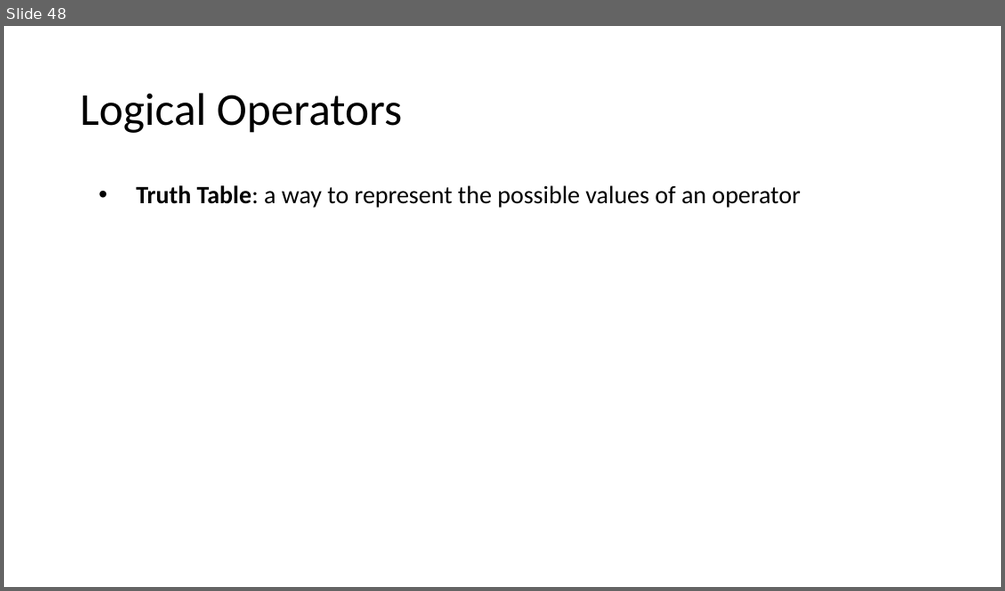
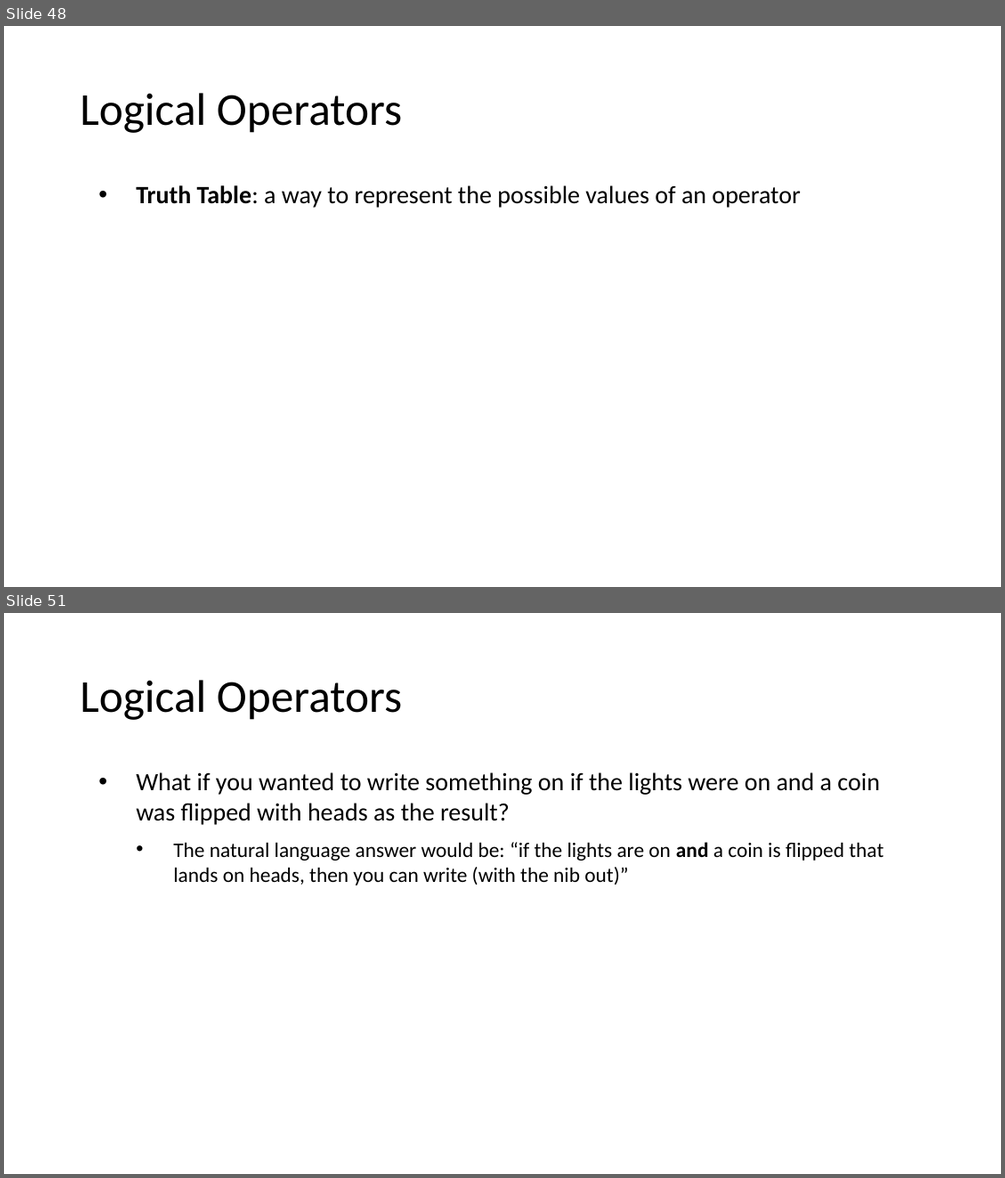
Before and after one commit to MrJoshGross/Course-Curricular-Material, a slide deck: wip/Lecture 2 - Binary, Logic, and Logical Operators.pptx. Shown one above the other, each under a label of ours: slide 48 before the commit, slides 48 and 51 after it; the slides between them are not shown. The pictures are 1005x591 and 1005x1178 pixels, drawn with LibreOffice and Linux fonts; fonts in the diff are those of the drawing. Boxes give left, top, right and bottom in pixels: in the first picture for what was removed or moved away, otherwise in the second. Text is boxed around its words. In the diff, an @@ line names an element or a change of style, - is before the commit and + after.

Commit message:
Update Lecture 2 - Binary, Logic, and Logical Operators.pptx
finished negation and added logical AND slides

```diff
--- a/wip/Lecture 2 - Binary, Logic, and Logical Operators.pptx
+++ b/wip/Lecture 2 - Binary, Logic, and Logical Operators.pptx
@@ slide 51 added at box(4, 613, 1001, 1174), background #FFFFFF @@
@@ title added at box(80, 680, 402, 720), 44 pt, text #000000 @@
+Logical Operators
@@ text added at box(136, 772, 883, 885), 20 pt, text #000000 @@
+• What if you wanted to write something on if the lights were on and a coin was flipped with heads as the result?
+  • The natural language answer would be: “if the lights are on and a coin is flipped that lands on heads, then you can write (with the nib out)”
```
Also in this commit, not shown: 1 slide changed, 11 other slides added.
